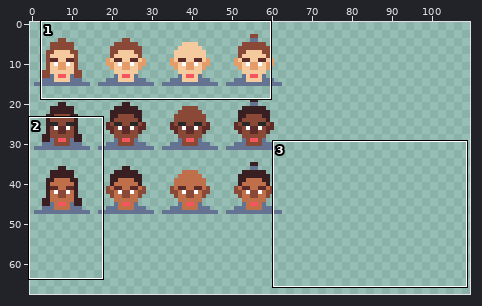
Sprite sheet -- assets/images/round-table.png. Above: a wide view before the commit, with the close-up outlined.
Close-up. The starting point:
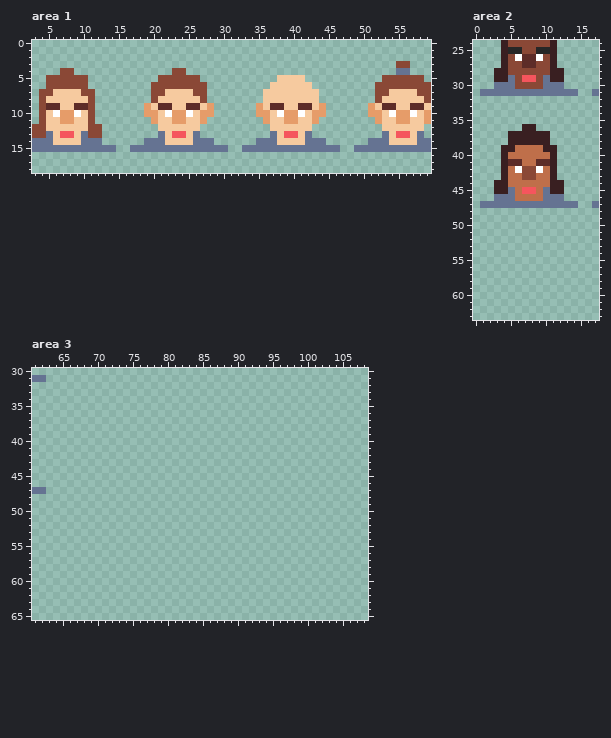
The file is 128x128 pixels. Shown: area 1: x 3..59, y 0..18; area 2: x 0..17, y 24..63; area 3: x 61..108, y 30..65. The wide view leaves out empty margins.
After:
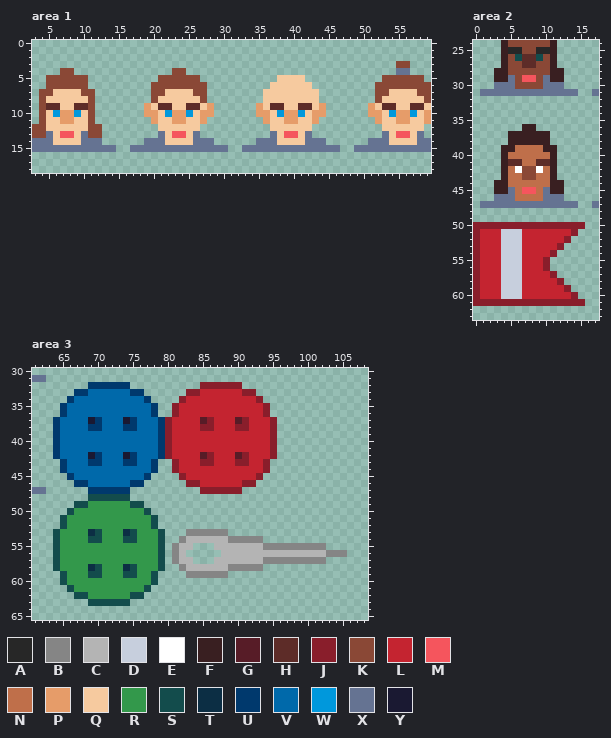
Palette (. is transparent): A #272727  B #858585  C #b4b4b4  D #c7cfdd  E #ffffff  F #391f21  G #571c27  H #5d2c28  J #891e2b  K #8a4836  L #c42430  M #f5555d  N #bf6f4a  P #e69c69  Q #f6ca9f  R #33984b  S #134c4c  T #0c2e44  U #00396d  V #0069aa  W #0098dc  X #657392  Y #1a1932
The edit:
Area 1:
y 10: x 6 E -> W; x 9 E -> W; x 22 E -> W; x 25 E -> W; x 38 E -> W; x 41 E -> W; x 54 E -> W; x 57 E -> W
Area 2:
y 26: x 6 E -> S; x 9 E -> S
y 50: x 0..15 ................ -> JJJJJJJJJJJJJJJJ
y 51: x 0..14 ............... -> JLLLDDDLLLLLLLJ
y 52: x 0..13 .............. -> JLLLDDDLLLLLLJ
y 53: x 0..12 ............. -> JLLLDDDLLLLLJ
y 54: x 0..11 ............ -> JLLLDDDLLLLJ
y 55..56: x 0..10 ........... -> JLLLDDDLLLJ
y 57: x 0..11 ............ -> JLLLDDDLLLLJ
y 58: x 0..12 ............. -> JLLLDDDLLLLLJ
y 59: x 0..13 .............. -> JLLLDDDLLLLLLJ
y 60: x 0..14 ............... -> JLLLDDDLLLLLLLJ
y 61: x 0..15 ................ -> JJJJJJJJJJJJJJJJ
Area 3:
y 32: x 69..74 ...... -> UUUUUU; x 85..90 ...... -> JJJJJJ
y 33: x 67..76 .......... -> UUVVVVVVUU; x 83..92 .......... -> JJLLLLLLJJ
y 34: x 66..77 ............ -> UVVVVVVVVVVU; x 82..93 ............ -> JLLLLLLLLLLJ
y 35..36: x 65..78 .............. -> UVVVVVVVVVVVVU; x 81..94 .............. -> JLLLLLLLLLLLLJ
y 37: x 64..95 ................................ -> UVVVVYUVVVYUVVVUJLLLLGJLLLGJLLLJ
y 38: x 64..95 ................................ -> UVVVVUUVVVUUVVVUJLLLLJJLLLJJLLLJ
y 39..41: x 64..95 ................................ -> UVVVVVVVVVVVVVVUJLLLLLLLLLLLLLLJ
y 42: x 64..95 ................................ -> UVVVVYUVVVYUVVVUJLLLLGJLLLGJLLLJ
y 43: x 65..78 .............. -> UVVVUUVVVUUVVU; x 81..94 .............. -> JLLLJJLLLJJLLJ
y 44: x 65..78 .............. -> UVVVVVVVVVVVVU; x 81..94 .............. -> JLLLLLLLLLLLLJ
y 45: x 66..77 ............ -> UVVVVVVVVVVU; x 82..93 ............ -> JLLLLLLLLLLJ
y 46: x 67..76 .......... -> UUVVVVVVUU; x 83..92 .......... -> JJLLLLLLJJ
y 47: x 69..74 ...... -> UUUUUU; x 85..90 ...... -> JJJJJJ
y 48: x 69..74 ...... -> SSSSSS
y 49: x 67..76 .......... -> SSRRRRRRSS
y 50: x 66..77 ............ -> SRRRRRRRRRRS
y 51..52: x 65..78 .............. -> SRRRRRRRRRRRRS
y 53: x 64..79 ................ -> SRRRRTSRRRTSRRRS; x 83..88 ...... -> BBBBBB
y 54: x 64..79 ................ -> SRRRRSSRRRSSRRRS; x 82..93 ............ -> BCCCCCCBBBBB
y 55: x 64..79 ................ -> SRRRRRRRRRRRRRRS; x 81..83 ... -> BCC; x 87..102 ................ -> CCCCCCCBBBBBBBBB
y 56: x 64..79 ................ -> SRRRRRRRRRRRRRRS; x 81..82 .. -> BC; x 88..105 .................. -> CCCCCCCCCCCCCCCBBB
y 57: x 64..79 ................ -> SRRRRRRRRRRRRRRS; x 81..83 ... -> BCC; x 87..102 ................ -> CCCCCCCBBBBBBBBB
y 58: x 64..79 ................ -> SRRRRTSRRRTSRRRS; x 82..93 ............ -> BCCCCCCBBBBB
y 59: x 65..78 .............. -> SRRRSSRRRSSRRS; x 83..88 ...... -> BBBBBB
y 60: x 65..78 .............. -> SRRRRRRRRRRRRS
y 61: x 66..77 ............ -> SRRRRRRRRRRS
y 62: x 67..76 .......... -> SSRRRRRRSS
y 63: x 69..74 ...... -> SSSSSS
